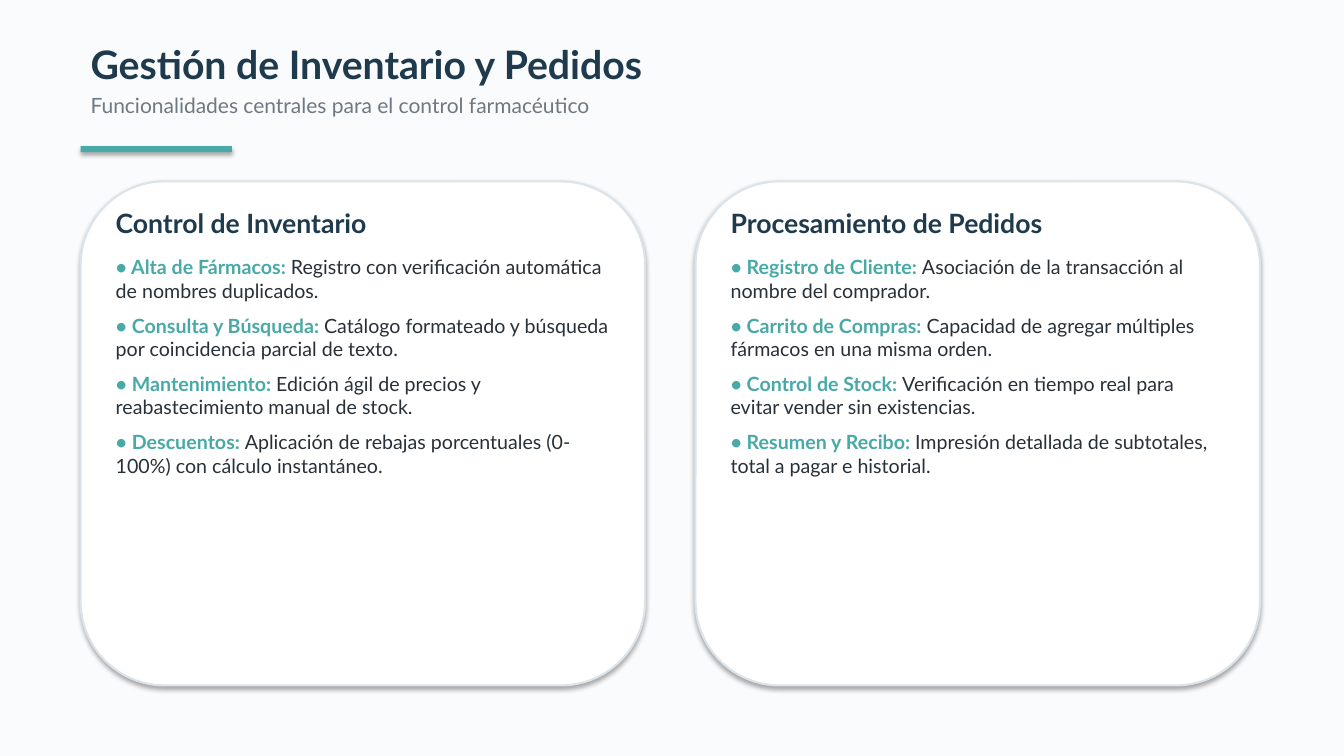
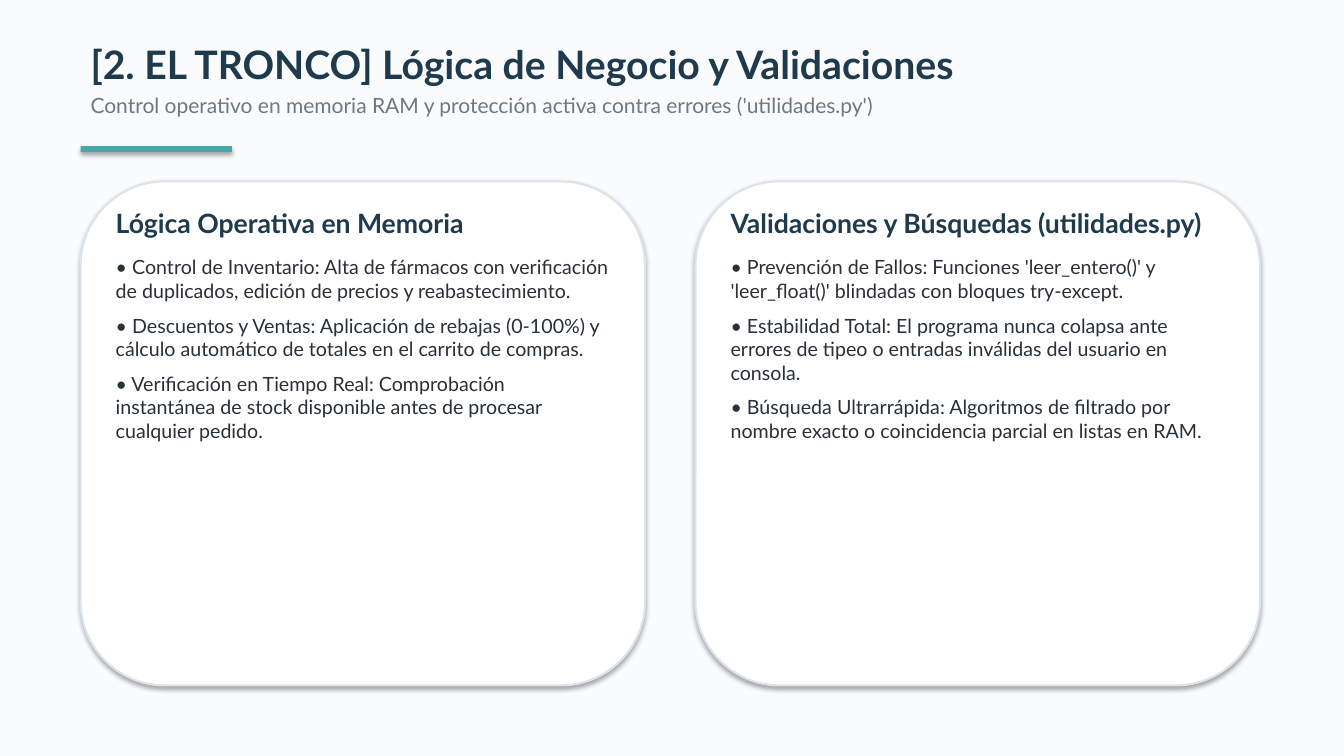
Before and after one commit to JBalladaresM2/componente-practico-2, a slide deck: slide 7 of Presentacion.pptx (slide 5 before the commit). Drawn at 1344x756 pixels with LibreOffice and Linux fonts; fonts in the diff are those of the drawing. Boxes give left, top, right and bottom in pixels: in the first picture for what was removed or moved away, otherwise in the second. Text is boxed around its words. In the diff, an @@ line names an element or a change of style, - is before the commit and + after.

```diff
--- a/Presentacion.pptx
+++ b/Presentacion.pptx
@@ text at box(91, 48, 953, 117): text changed @@
-Gestión de Inventario y Pedidos
-Funcionalidades centrales para el control farmacéutico
+[2. EL TRONCO] Lógica de Negocio y Validaciones
+Control operativo en memoria RAM y protección activa contra errores ('utilidades.py')
@@ text at box(116, 213, 609, 442): text changed @@
-Control de Inventario
-• Alta de Fármacos: Registro con verificación automática de nombres duplicados.
-• Consulta y Búsqueda: Catálogo formateado y búsqueda por coincidencia parcial de texto.
-• Mantenimiento: Edición ágil de precios y reabastecimiento manual de stock.
-• Descuentos: Aplicación de rebajas porcentuales (0-100%) con cálculo instantáneo.
+Lógica Operativa en Memoria
+• Control de Inventario: Alta de fármacos con verificación de duplicados, edición de precios y reabastecimiento.
+• Descuentos y Ventas: Aplicación de rebajas (0-100%) y cálculo automático de totales en el carrito de compras.
+• Verificación en Tiempo Real: Comprobación instantánea de stock disponible antes de procesar cualquier pedido.
@@ text at box(731, 212, 1201, 442): text changed @@
-Procesamiento de Pedidos
-• Registro de Cliente: Asociación de la transacción al nombre del comprador.
-• Carrito de Compras: Capacidad de agregar múltiples fármacos en una misma orden.
-• Control de Stock: Verificación en tiempo real para evitar vender sin existencias.
-• Resumen y Recibo: Impresión detallada de subtotales, total a pagar e historial.
+Validaciones y Búsquedas (utilidades.py)
+• Prevención de Fallos: Funciones 'leer_entero()' y 'leer_float()' blindadas con bloques try-except.
+• Estabilidad Total: El programa nunca colapsa ante errores de tipeo o entradas inválidas del usuario en consola.
+• Búsqueda Ultrarrápida: Algoritmos de filtrado por nombre exacto o coincidencia parcial en listas en RAM.
```
Also in this commit, not shown: 6 other slides changed, 2 slides added, 1 other file.
